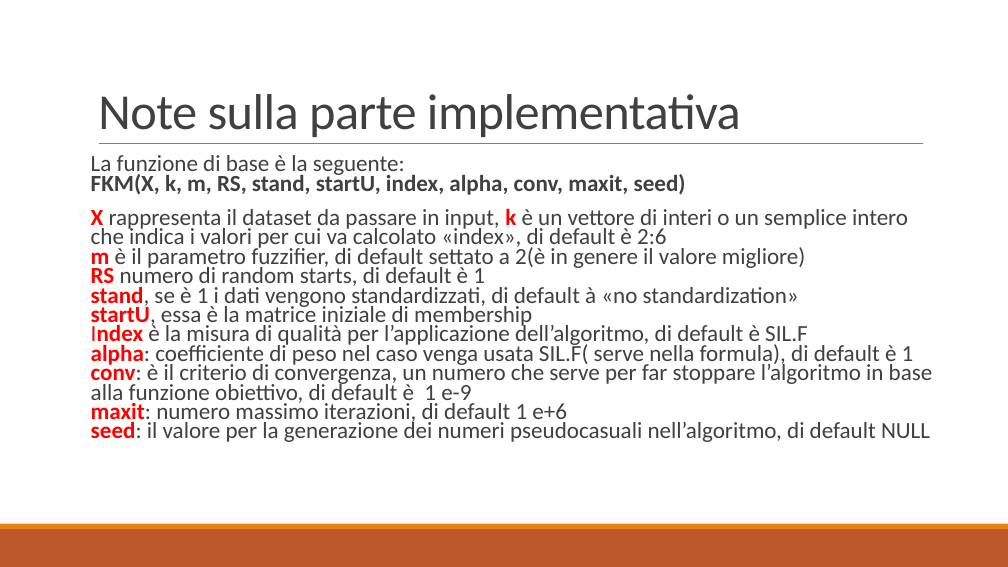
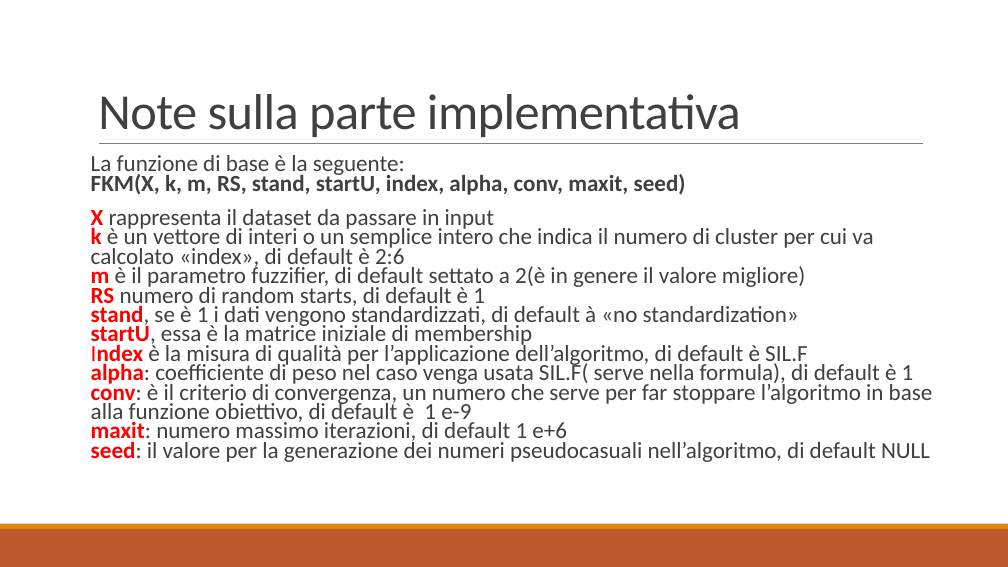
Before and after one commit to Gallo00/progettoDM, a slide deck: slide 33 of relazione.pptx. Drawn at 1008x567 pixels with LibreOffice and Linux fonts; fonts in the diff are those of the drawing. Boxes give left, top, right and bottom in pixels: in the first picture for what was removed or moved away, otherwise in the second. Text is boxed around its words. In the diff, an @@ line names an element or a change of style, - is before the commit and + after.

```diff
--- a/relazione.pptx
+++ b/relazione.pptx
@@ text at bbox=[91, 209, 933, 462]: text changed @@
-X rappresenta il dataset da passare in input, k è un vettore di interi o un semplice intero che indica i valori per cui va calcolato «index», di default è 2:6
-m è il parametro fuzzifier, di default settato a 2(è in genere il valore migliore)
-RS numero di random starts, di default è 1
-stand, se è 1 i dati vengono standardizzati, di default à «no standardization»
-startU, essa è la matrice iniziale di membership
-Index è la misura di qualità per l’applicazione dell’algoritmo, di default è SIL.F
-alpha: coefficiente di peso nel caso venga usata SIL.F( serve nella formula), di default è 1
-conv: è il criterio di convergenza, un numero che serve per far stoppare l’algoritmo in base alla funzione obiettivo, di default è 1 e-9
-maxit: numero massimo iterazioni, di default 1 e+6
-seed: il valore per la generazione dei numeri pseudocasuali nell’algoritmo, di default NULL
+X rappresenta il dataset da passare in input
+k è un vettore di interi o un semplice intero che indica il numero di cluster per cui va calcolato «index», di default è 2:6
+m è il parametro fuzzifier, di default settato a 2(è in genere il valore migliore)
+RS numero di random starts, di default è 1
+stand, se è 1 i dati vengono standardizzati, di default à «no standardization»
+startU, essa è la matrice iniziale di membership
+Index è la misura di qualità per l’applicazione dell’algoritmo, di default è SIL.F
+alpha: coefficiente di peso nel caso venga usata SIL.F( serve nella formula), di default è 1
+conv: è il criterio di convergenza, un numero che serve per far stoppare l’algoritmo in base alla funzione obiettivo, di default è 1 e-9
+maxit: numero massimo iterazioni, di default 1 e+6
+seed: il valore per la generazione dei numeri pseudocasuali nell’algoritmo, di default NULL
```
Also in this commit, not shown: 4 other slides changed, 2 slides added, 8 other files.
